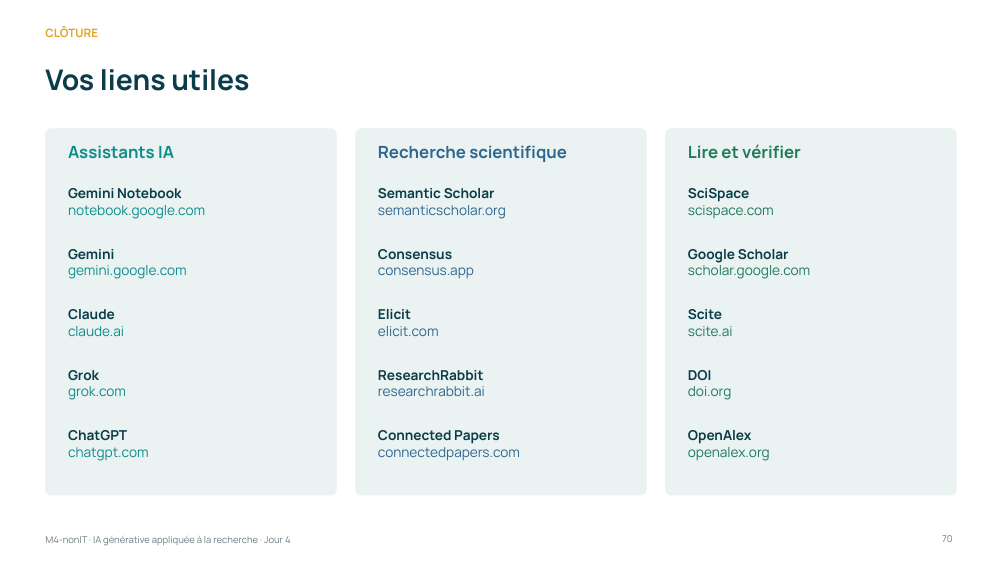
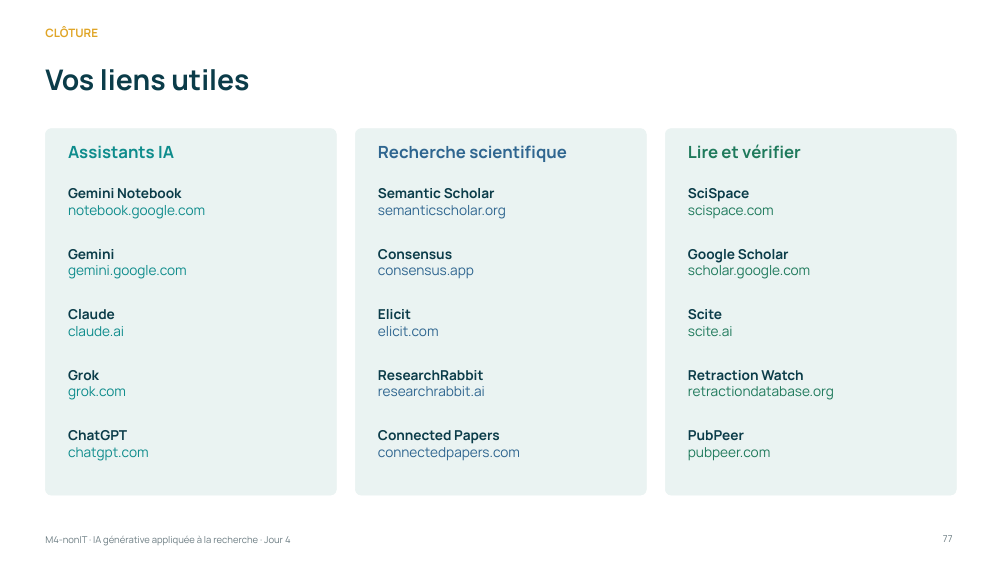
Before and after one commit to Amevi-isi/formation-chercheur-univ, a slide deck: slide 77 of module4_nonIT/M4-nonIT_IA_generative_appliquee.pptx (slide 70 before the commit). Drawn at 1008x567 pixels with LibreOffice and Linux fonts; fonts in the diff are those of the drawing. Boxes give left, top, right and bottom in pixels: in the first picture for what was removed or moved away, otherwise in the second. Text is boxed around its words. In the diff, an @@ line names an element or a change of style, - is before the commit and + after.

```diff
--- a/module4_nonIT/M4-nonIT_IA_generative_appliquee.pptx
+++ b/module4_nonIT/M4-nonIT_IA_generative_appliquee.pptx
@@ text at <box>688,370,834,400</box>: text changed @@
-DOI
-doi.org
+Retraction Watch
+retractiondatabase.org
@@ text at <box>688,430,770,461</box>: text changed @@
-OpenAlex
-openalex.org
+PubPeer
+pubpeer.com
@@ page number at <box>943,535,953,542</box>: text changed @@
-70
+77
```
Also in this commit, not shown: 14 other slides changed, 7 slides added, 6 other files.
